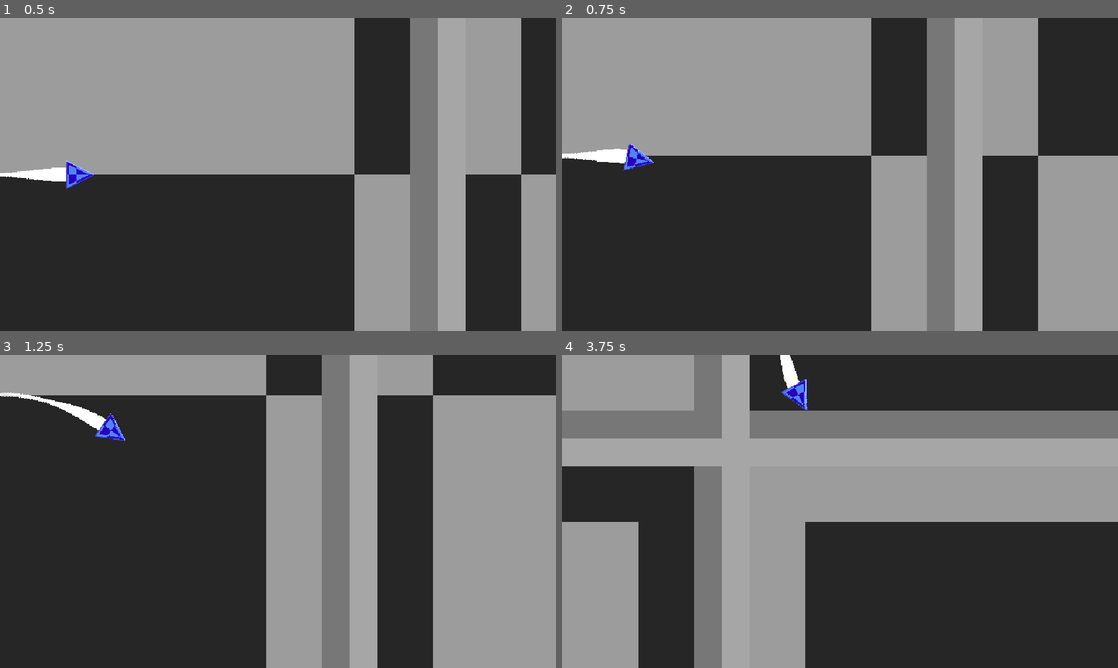
Above: before the commit, frames 1-4 (two rows, left to right).
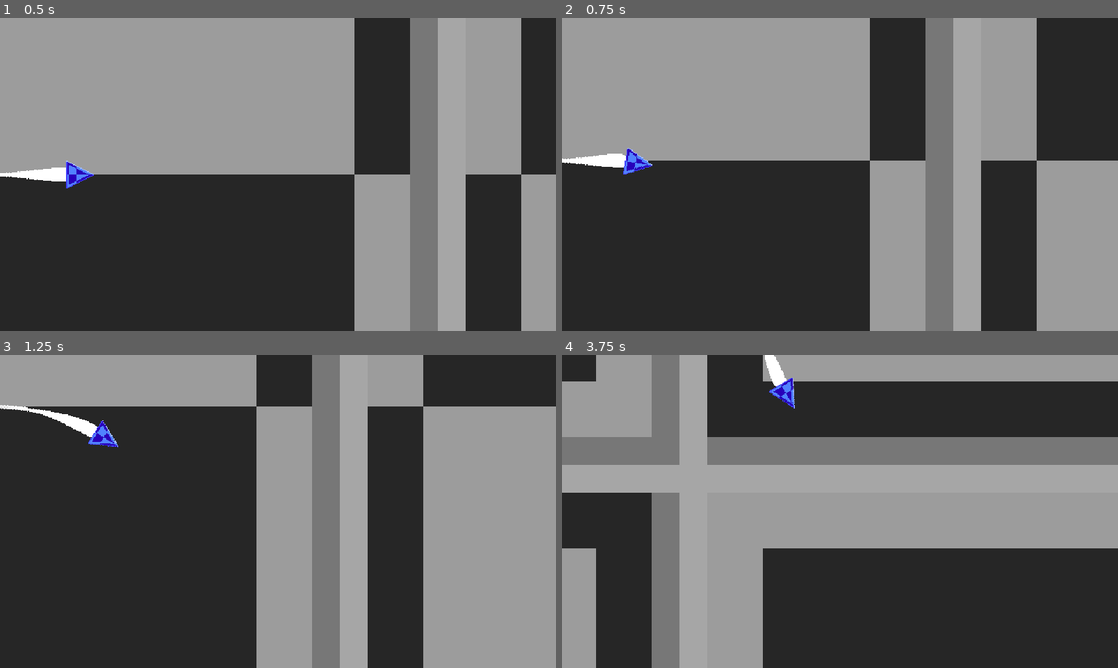
Above: after the commit, the same moments.

Repository: woliveira82/redot-aircraft-prototype
Game: Godot game, scene res://main.tscn
The game is run twice, just before and just after one commit, with the same random seed, the same clock (stepped at 60 frames per second) and the same inputs.
Inputs (mouse positions are in pixels of both pictures, inside the frame that each line leads up to):
- Up to frame 1 (0.5 s): no input
- Up to frame 2 (0.75 s): tap Enter at 0.5 s; move the mouse to (962, 158) at 0.52 s; hold Right (move_right) from 0.53 s (still down); tap Ctrl (g_turn) at 0.6 s; click (962, 158) at 0.67 s
- Up to frame 3 (1.25 s): keep holding Right (move_right)
- Up to frame 4 (3.75 s): move the mouse to (728, 527) at 1.27 s; release Right (move_right) at 1.28 s; hold Down (move_down) 1.28-2.03 s; tap Ctrl (g_turn) every 0.75 s from 1.35 to 3.6 s; click (728, 527) at 1.42 s; move the mouse to (895, 442) at 2.02 s; hold Right (move_right) 2.03-2.78 s; click (895, 442) at 2.17 s; move the mouse to (812, 574) at 2.77 s; hold Up (move_up) 2.78-3.53 s; click (812, 574) at 2.92 s; move the mouse to (1006, 558) at 3.52 s; hold Left (move_left) from 3.53 s (still down); click (1006, 558) at 3.67 s

Frame 1 is identical in both runs. In frame 2, 2.9% of the frame differs, in the area x 0-100%, y 0-100%; in frame 3, 12%; in frame 4, 46%.

Commit message:
refact: g_turn input

Diff:
--- a/globals/input_handler.gd
+++ b/globals/input_handler.gd
@@ -1,27 +1,18 @@
 extends Node
 
-# signal on_shoot_pressed
-# signal on_shoot_released
-# signal on_secondary_weapon
-
-# signal on_transform_pressed
+signal on_g_turn_on
+signal on_g_turn_off
+signal on_high_g_barrel_left
+signal on_high_g_barrel_right
 
 
-# func _input(event: InputEvent) -> void:
-# 	if event is InputEventMouseButton:
-# 		match event.button_index:
-# 			MOUSE_BUTTON_LEFT:
-# 				if event.pressed:
-# 					on_shoot_pressed.emit()
-# 				else:
-# 					on_shoot_released.emit()
-# 			MOUSE_BUTTON_RIGHT:
-# 				if event.pressed:
-# 					on_secondary_weapon.emit()
+func _input(event: InputEvent) -> void:
+	if event.is_action("g_turn"):
+		if event.is_pressed():
+			on_g_turn_on.emit()
 
-# 	elif event is InputEventKey:
-# 		if event.is_action_pressed("Transform"):
-# 			on_transform_pressed.emit()
+		else:
+			on_g_turn_off.emit()
 
 
 func get_input_direction() -> Vector2:
--- a/player/player.gd
+++ b/player/player.gd
@@ -9,12 +9,12 @@
 @onready var remote_transform_2d: RemoteTransform2D = $RemoteTransform2D
 
 
+func _ready() -> void:
+	InputHandler.on_g_turn_off.connect(_set_g_force, false)
+	InputHandler.on_g_turn_on.connect(_set_g_force, true)
+
+
 func _process(delta: float) -> void:
-	if Input.is_action_just_pressed("g_turn"):
-		_g_turn_on = true
-	elif Input.is_action_just_released("g_turn"):
-		_g_turn_on = false
-
 	var turn_angle: float = _g_turn_angle if _g_turn_on else _turn_angle
 
 	var control: Vector2 = InputHandler.get_input_direction()
@@ -33,3 +33,7 @@
 
 func _adjust_remote_transform_position(direction: Vector2):
 	remote_transform_2d.position.x = 160 + pow(abs(direction.x), 2.0) * 115.0
+
+
+func _set_g_force(g_force: bool):
+	_g_turn_on = g_force
